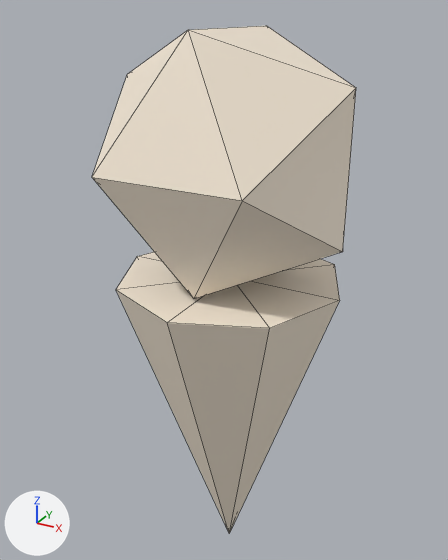
A saved change to the glTF model public/studio/v2.15.0/d_icecream/model.glb.
One viewpoint serves both versions: a camera (50 mm lens) standing at (1.42, -2.65, 2.63) and looking at (-0.08, 0.07, 1.27). The lights are fixed; the arrows at lower left show +X, +Y and +Z. The first picture is the older version. Mesh edges are drawn as thin lines. Where no turn or scale is listed for an object, it has been applied to the vertices.

In view in the first picture: 'part0', 'part1'.
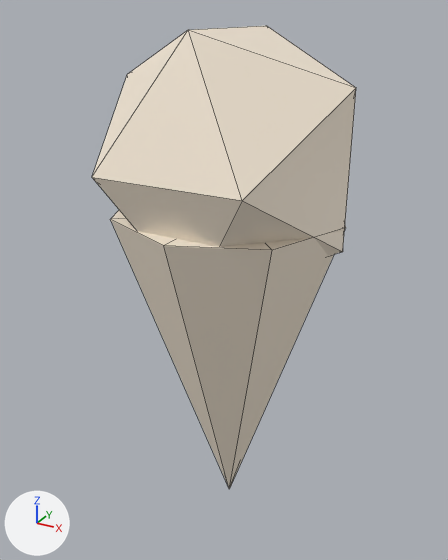
Boxes (x1, y1, x2, y2) around the edits, measured in the pictures (448 x 560 px):
'part0', moved
    before: (116, 252, 340, 533)
    after: (110, 210, 346, 489)

Patch to the scene script:
```diff
--- a/public/studio/v2.15.0/d_icecream/model.glb.py
+++ b/public/studio/v2.15.0/d_icecream/model.glb.py
@@ me_geometry_0 @@
 # used by ob_part0; location = (0.0, 0.0, 0.0)
-me_geometry_0.from_pydata(...)  # 10 vertices, 16 faces; spans x -0.6..0.6, y -0.6..0.6, z -0.47..1.33
+me_geometry_0.from_pydata(...)  # 10 vertices, 16 faces; spans x -0.6..0.6, y -0.6..0.6, z -0.1..1.7
+# me_geometry_0 part 1: the whole mesh is moved by (0.0, 0.0, 0.37)
 me_geometry_0.materials.append(mat_defaultmaterial)
```
